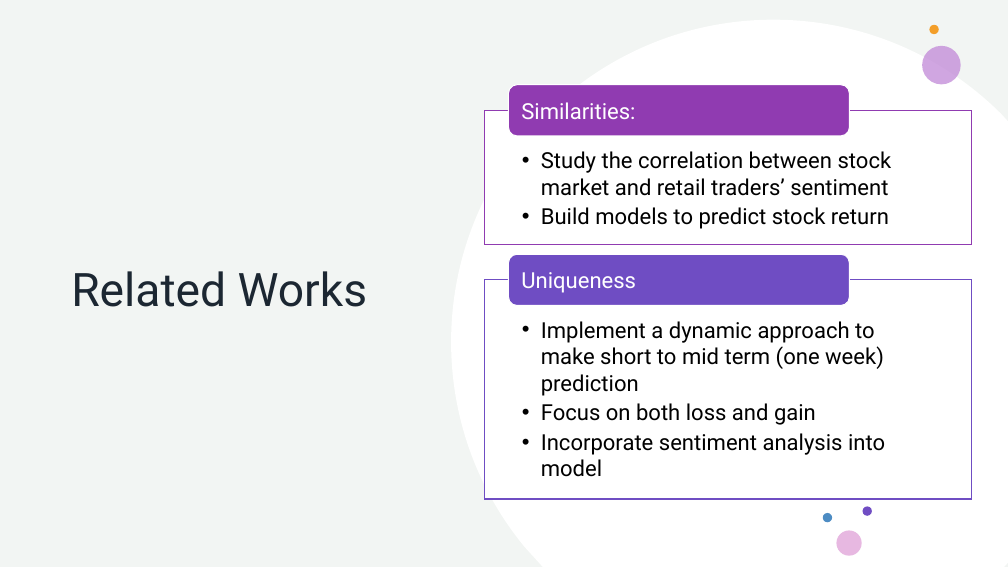
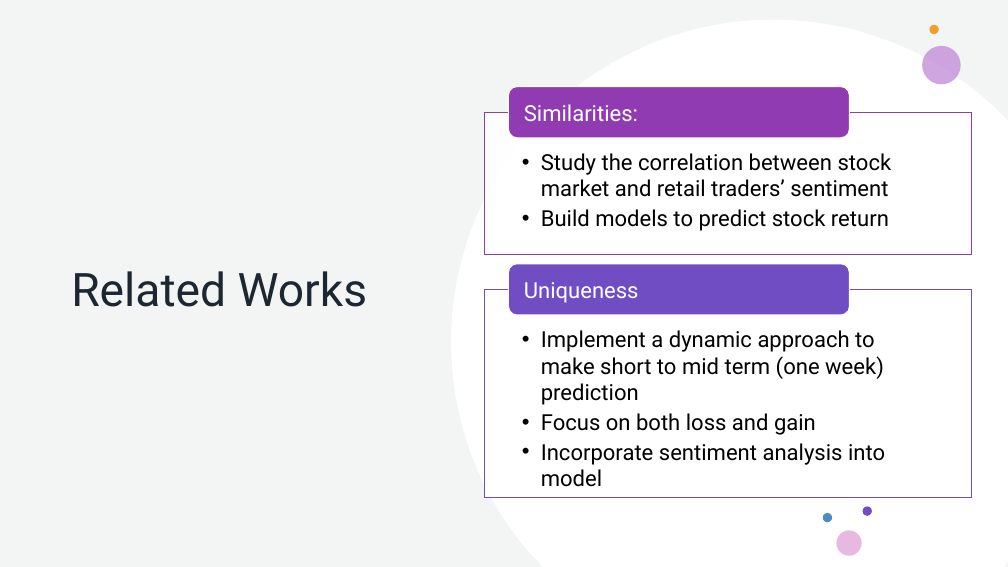
Before and after one commit to howie-zeng/Analyzing-Retail-Sentiment-and-Detecting-Trading-Signals, a slide deck: slide 4 of Presentation.pptx (slide 3 before the commit). Drawn at 1008x567 pixels with LibreOffice and Linux fonts; fonts in the diff are those of the drawing. Boxes give left, top, right and bottom in pixels: in the first picture for what was removed or moved away, otherwise in the second. Text is boxed around its words. In the diff, an @@ line names an element or a change of style, - is before the commit and + after.

Commit message:
update

```diff
--- a/Presentation.pptx
+++ b/Presentation.pptx
@@ rectangle resized from (x1=484, y1=110, x2=971, y2=245) to (x1=484, y1=112, x2=971, y2=254) @@
@@ rounded rectangle moved from (x1=509, y1=254, x2=850, y2=306) to (x1=509, y1=264, x2=850, y2=315) @@
@@ rounded rectangle at (x1=509, y1=264, x2=850, y2=315): fill #6F4DC3 to #704DC3 @@
@@ text "Uniqueness" moved from (x1=521, y1=272, x2=636, y2=293) to (x1=524, y1=282, x2=639, y2=303) @@
@@ text "Implement a dynamic approach to ..." moved from (x1=541, y1=321, x2=885, y2=477) to (x1=541, y1=330, x2=885, y2=487) @@
@@ rectangle resized from (x1=484, y1=280, x2=971, y2=499) to (x1=484, y1=290, x2=971, y2=498) @@
@@ rectangle at (x1=484, y1=290, x2=971, y2=498): outline #6F4DC3 1 pt to #704DC3 1 pt @@
```
Also in this commit, not shown: 4 other slides changed.
